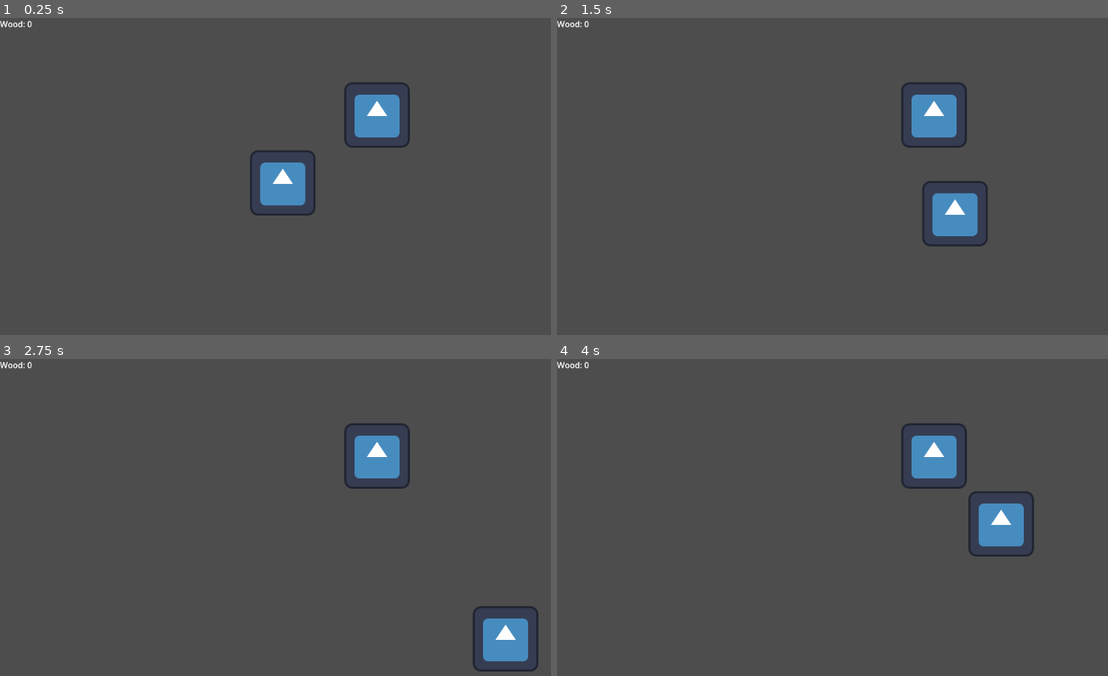
Above: before the commit, frames 1-4 (two rows, left to right).
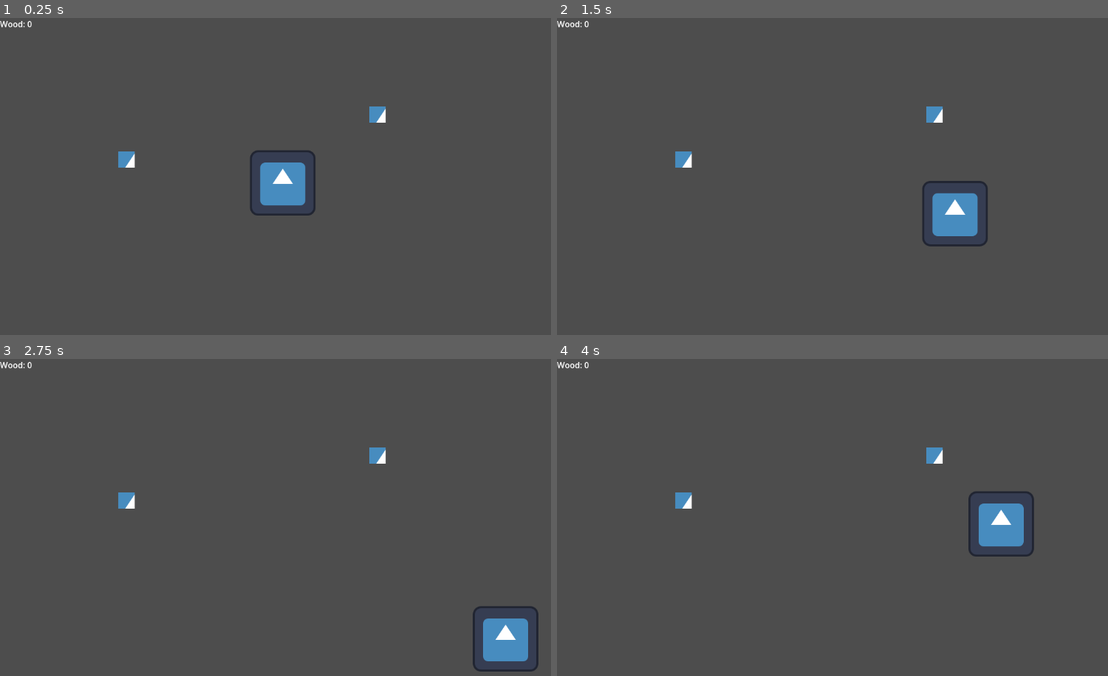
Above: after the commit, the same moments.

Repository: 7riciu/survival-game
Game: Godot game, scene res://scenes/game.tscn
The game is run twice, just before and just after one commit, with the same random seed, the same clock (stepped at 60 frames per second) and the same inputs. The engine's default icon, where the game draws it, is replaced by a stand-in: a white triangle on a blue panel in a dark square.
Inputs (mouse positions are in pixels of both pictures, inside the frame that each line leads up to):
- Up to frame 1 (0.25 s): no input
- Up to frame 2 (1.5 s): tap Enter at 0.5 s; move the mouse to (981, 166) at 0.52 s; hold Right (right) 0.53-1.28 s; click (981, 166) at 0.6 s; move the mouse to (733, 198) at 1.27 s; hold Down (down) from 1.28 s (still down); click (733, 198) at 1.35 s
- Up to frame 3 (2.75 s): move the mouse to (352, 450) at 2.02 s; release Down (down) at 2.03 s; hold Right (right) from 2.03 s (still down); tap Alt at 2.1 s; click (352, 450) at 2.3 s
- Up to frame 4 (4 s): move the mouse to (821, 590) at 2.77 s; release Right (right) at 2.78 s; hold Up (up) 2.78-3.53 s; tap Shift at 2.85 s; click (821, 590) at 3.05 s; move the mouse to (1030, 574) at 3.52 s; hold Left (left) from 3.53 s (still down); click (1030, 574) at 3.6 s

The runs differ from the first frame. In frame 1, 1.5% of the frame differs, in the area x 21-75%, y 20-48%; in frame 2, 1.5%; in frame 3, 1.5%; in frame 4, 1.5%.

Commit message:
Fixed some bugs with the tree

Diff:
--- a/scenes/game.tscn
+++ b/scenes/game.tscn
@@ -16,3 +16,6 @@
 position = Vector2(737, 189)
 
 [node name="UI" parent="." instance=ExtResource("3_lnu2h")]
+
+[node name="tree2" parent="." instance=ExtResource("2_yqjtg")]
+position = Vector2(247, 277)
--- a/scenes/tree.tscn
+++ b/scenes/tree.tscn
@@ -1,17 +1,62 @@
-[gd_scene load_steps=4 format=3 uid="uid://c6pkfx3ea4e0d"]
+[gd_scene load_steps=11 format=3 uid="uid://c6pkfx3ea4e0d"]
 
-[ext_resource type="Script" uid="uid://dc2wva75bv5ce" path="res://scripts/tree.gd" id="1_vplca"]
+[ext_resource type="Script" uid="uid://b14q6xat7qq7e" path="res://scripts/tree.gd" id="1_viusy"]
+[ext_resource type="Script" uid="uid://bc2adrf0n3fs0" path="res://scripts/tree_area.gd" id="1_vplca"]
 [ext_resource type="Texture2D" uid="uid://cqnp1wptgmldb" path="res://icon.svg" id="2_viusy"]
 
-[sub_resource type="RectangleShape2D" id="RectangleShape2D_qd6xs"]
-size = Vector2(221, 224)
+[sub_resource type="AtlasTexture" id="AtlasTexture_vplca"]
+atlas = ExtResource("2_viusy")
+region = Rect2(32, 32, 32, 32)
 
-[node name="tree" type="Area2D"]
+[sub_resource type="AtlasTexture" id="AtlasTexture_viusy"]
+atlas = ExtResource("2_viusy")
+region = Rect2(32, 64, 32, 32)
+
+[sub_resource type="AtlasTexture" id="AtlasTexture_qd6xs"]
+atlas = ExtResource("2_viusy")
+region = Rect2(64, 64, 32, 32)
+
+[sub_resource type="AtlasTexture" id="AtlasTexture_ake3r"]
+atlas = ExtResource("2_viusy")
+region = Rect2(64, 32, 32, 32)
+
+[sub_resource type="SpriteFrames" id="SpriteFrames_18mvg"]
+animations = [{
+"frames": [{
+"duration": 1.0,
+"texture": SubResource("AtlasTexture_vplca")
+}, {
+"duration": 1.0,
+"texture": SubResource("AtlasTexture_viusy")
+}, {
+"duration": 1.0,
+"texture": SubResource("AtlasTexture_qd6xs")
+}, {
+"duration": 1.0,
+"texture": SubResource("AtlasTexture_ake3r")
+}],
+"loop": true,
+"name": &"default",
+"speed": 5.0
+}]
+
+[sub_resource type="RectangleShape2D" id="RectangleShape2D_dmmp0"]
+size = Vector2(32, 32)
+
+[sub_resource type="RectangleShape2D" id="RectangleShape2D_m26wl"]
+size = Vector2(148, 118)
+
+[node name="tree" type="CharacterBody2D" groups=["tree"]]
+script = ExtResource("1_viusy")
+
+[node name="AnimatedSprite2D" type="AnimatedSprite2D" parent="."]
+sprite_frames = SubResource("SpriteFrames_18mvg")
+
+[node name="CollisionShape2D" type="CollisionShape2D" parent="."]
+shape = SubResource("RectangleShape2D_dmmp0")
+
+[node name="Area2D" type="Area2D" parent="."]
 script = ExtResource("1_vplca")
 
-[node name="Sprite2D" type="Sprite2D" parent="."]
-position = Vector2(-1, 1)
-texture = ExtResource("2_viusy")
-
-[node name="CollisionShape2D" type="CollisionShape2D" parent="."]
-shape = SubResource("RectangleShape2D_qd6xs")
+[node name="CollisionShape2D" type="CollisionShape2D" parent="Area2D"]
+shape = SubResource("RectangleShape2D_m26wl")
--- a/scenes/ui.tscn
+++ b/scenes/ui.tscn
@@ -1,14 +1,14 @@
 [gd_scene load_steps=2 format=3 uid="uid://ddckudl6jhlc2"]
 
-[ext_resource type="Script" uid="uid://dbyc4oejeqqjk" path="res://scenes/wood_count.gd" id="1_nt7q6"]
+[ext_resource type="Script" uid="uid://dbyc4oejeqqjk" path="res://scripts/wood_count.gd" id="1_nt7q6"]
 
 [node name="UI" type="CanvasLayer"]
 
 [node name="wood count" type="Label" parent="." groups=["wood_ui"]]
 anchors_preset = -1
-anchor_right = 0.048
+anchor_right = 0.055000003
 anchor_bottom = 0.035
-offset_right = -0.29600143
+offset_right = -8.360004
 offset_bottom = 0.3199997
 text = "Wood: 0"
 script = ExtResource("1_nt7q6")
--- a/scripts/player.gd
+++ b/scripts/player.gd
@@ -1,4 +1,6 @@
 extends CharacterBody2D
+
+@onready var tree = get_tree().get_nodes_in_group("tree")
 
 @onready var player_health = 100
 @onready var player_hunger = 100
@@ -23,7 +25,9 @@
 		await get_tree().create_timer(2).timeout
 		player_hunger -= 2
 		print(player_hunger)
+	hungry_health_decrease()
 
 func hungry_health_decrease():
-	await get_tree().create_timer(1).timeout
-	player_health -= 2
+	while player_hunger <= 0 and player_health >= 20:
+		await get_tree().create_timer(1).timeout
+		player_health -= 2
--- a/scripts/tree.gd
+++ b/scripts/tree.gd
@@ -1,25 +1,12 @@
-extends Area2D
+extends CharacterBody2D
 
 @onready var wood_ui = get_tree().get_first_node_in_group("wood_ui")
+@onready var hitable = $Area2D
 @onready var tree_health = 100
-var can_hit = false
-
-func _ready() -> void:
-	self.body_entered.connect(on_body_entered)
-	self.body_exited.connect(on_body_exited)
-
-func on_body_entered(body):
-	if body.is_in_group("player"):
-		can_hit = true
-
-func on_body_exited(body):
-	if body.is_in_group("player"):
-		can_hit = false
 
 func _process(_delta: float) -> void:
-	if can_hit and Input.is_action_just_pressed("click"):
-		tree_health -= 10
-
-	if tree_health <= 0:
+	if hitable.can_hit and tree_health > 0 and Input.is_action_just_pressed("click"):
+		tree_health -= 20
+	elif tree_health <= 0:
 		wood_ui.tree_wood_count()
 		queue_free()
--- /dev/null
+++ b/scripts/tree_area.gd
@@ -0,0 +1,15 @@
+extends Area2D
+
+var can_hit = false
+
+func _ready():
+	self.body_entered.connect(on_body_entered)
+	self.body_exited.connect(on_body_exited)
+
+func on_body_entered(body):
+	if body.is_in_group("player"):
+		can_hit = true
+
+func on_body_exited(body):
+	if body.is_in_group("player"):
+		can_hit = false
Not shown, changed: scripts/tree.gd.uid
Not shown, added: scripts/tree_area.gd.uid
Renamed: scenes/wood_count.gd -> scripts/wood_count.gd
Renamed: scenes/wood_count.gd.uid -> scripts/wood_count.gd.uid
